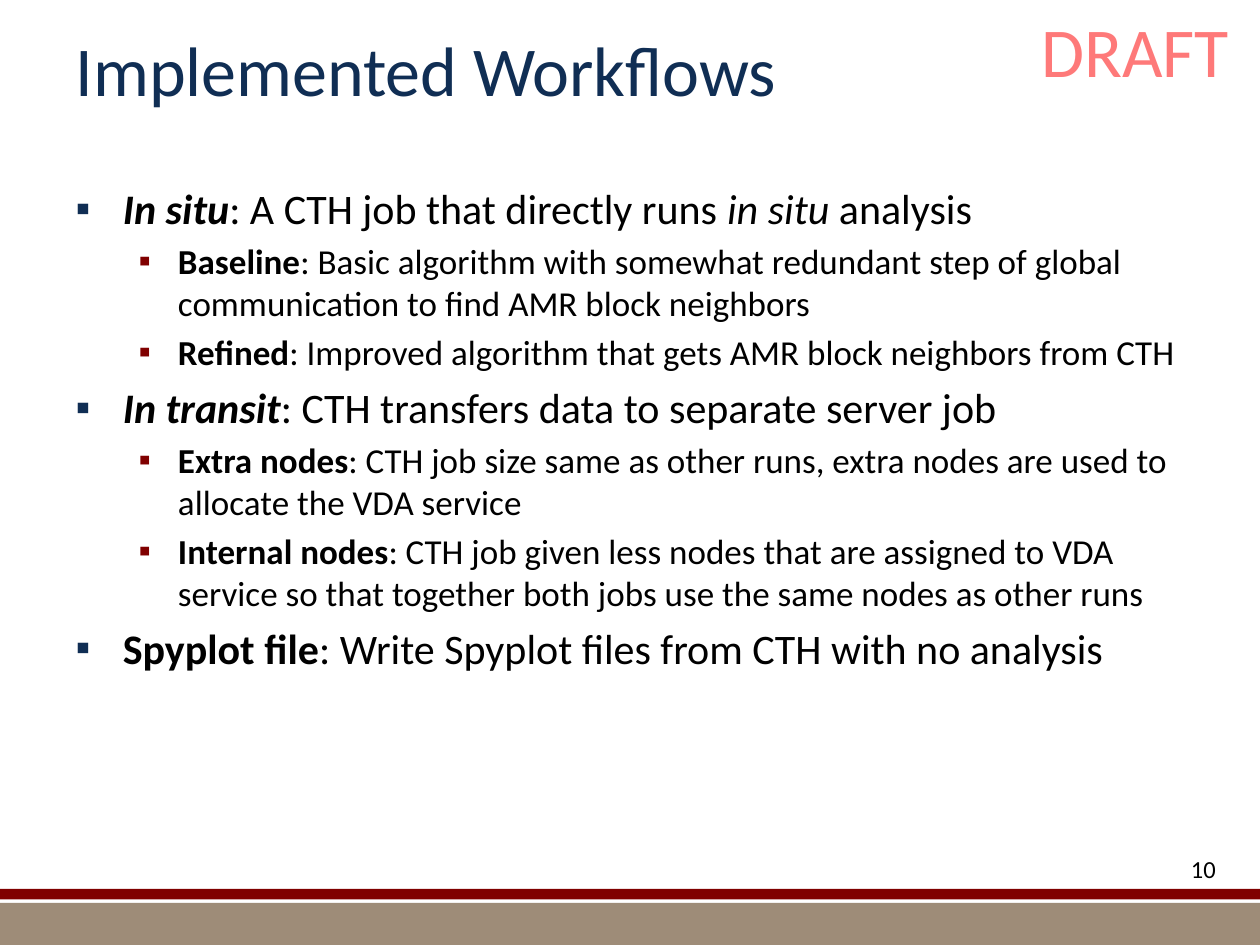
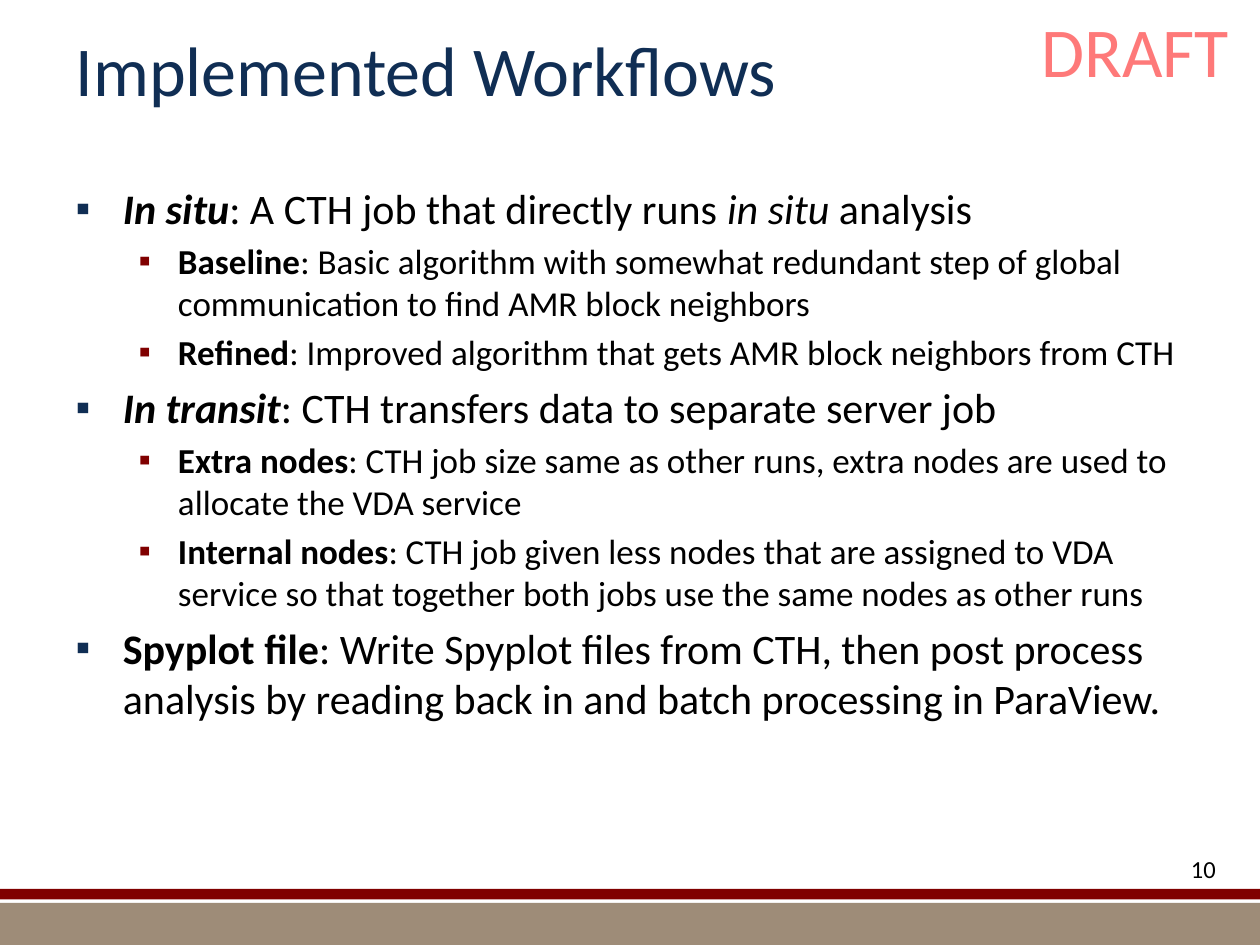
Before and after one commit to kmorel-papers/MilestoneFY13, a slide deck: slide 10 of Summary/SummarySlides.pptx. Drawn at 1260x945 pixels with LibreOffice and Linux fonts; fonts in the diff are those of the drawing; background and template pictures are left out. Boxes give left, top, right and bottom in pixels: in the first picture for what was removed or moved away, otherwise in the second. Text is boxed around its words. In the diff, an @@ line names an element or a change of style, - is before the commit and + after.

Commit message:
Changed slide 10 to reflect complete spyplot time.

```diff
--- a/Summary/SummarySlides.pptx
+++ b/Summary/SummarySlides.pptx
@@ text at (123, 634, 1160, 722): text changed @@
-▪ Spyplot file: Write Spyplot files from CTH with no analysis
+▪ Spyplot file: Write Spyplot files from CTH, then post process analysis by reading back in and batch processing in ParaView.
```
